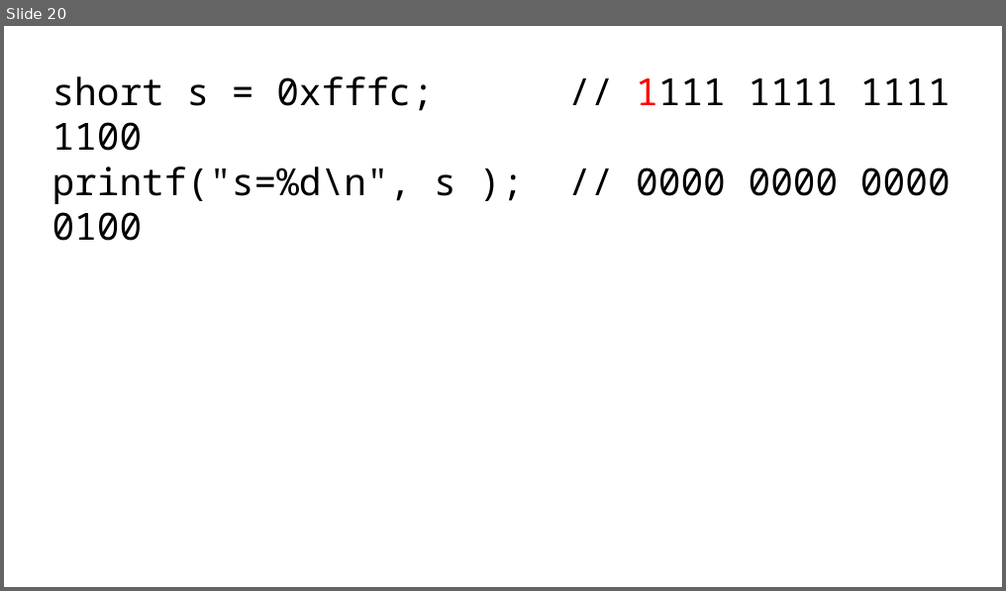
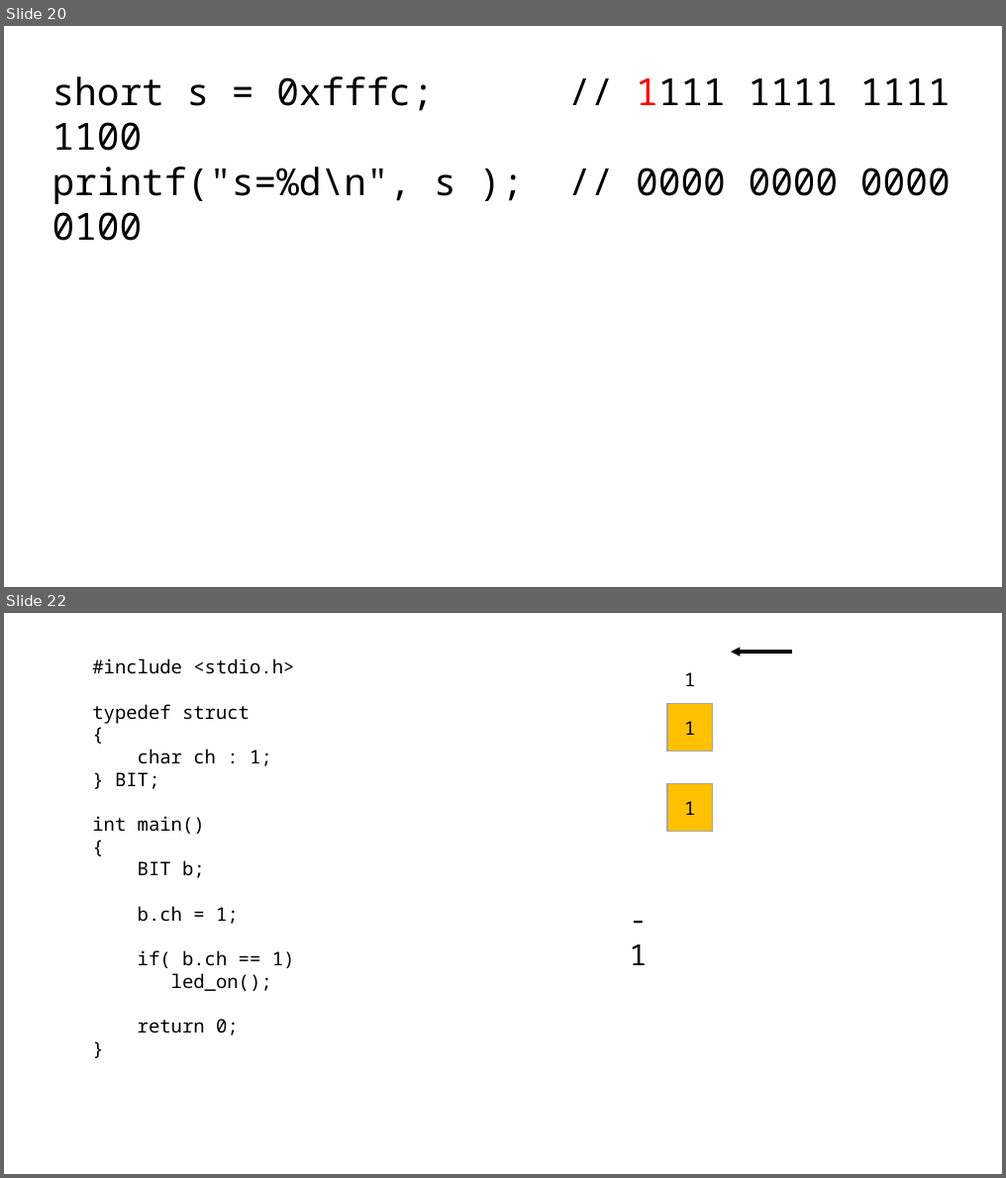
Before and after one commit to imguru-mooc/bootcamp1, a slide deck: 판서.pptx. Shown one above the other, each under a label of ours: slide 20 before the commit, slides 20 and 22 after it; the slides between them are not shown. The pictures are 1006x591 and 1006x1178 pixels, drawn with LibreOffice and Linux fonts; fonts in the diff are those of the drawing. Boxes give left, top, right and bottom in pixels: in the first picture for what was removed or moved away, otherwise in the second. Text is boxed around its words. In the diff, an @@ line names an element or a change of style, - is before the commit and + after.

```diff
--- a/판서.pptx
+++ b/판서.pptx
@@ slide 22 added at (4,613,1002,1174), background #FFFFFF @@
@@ text added at (92,659,295,1036), 18 pt, text #000000 @@
+#include <stdio.h>
+typedef struct
+{
+char ch : 1;
+} BIT;
+int main()
+{
+BIT b;
+b.ch = 1;
+if( b.ch == 1)
+led_on();
+return 0;
+}
@@ arrow added from (792, 652) to (731, 652), #000000 3 pt @@
@@ text added at (684,672,695,686), 18 pt, text #000000 @@
+1
@@ rectangle added at (667,703,712,752), fill #FFC000, outline #A6A6A6 1 pt, 18 pt, text #000000 @@
+1
@@ rectangle added at (667,783,712,832), fill #FFC000, outline #A6A6A6 1 pt, 18 pt, text #000000 @@
+1
@@ text added at (630,945,648,965), 28 pt, text #000000 @@
+-1
```
Also in this commit, not shown: 1 slide changed, 45 other slides added.
